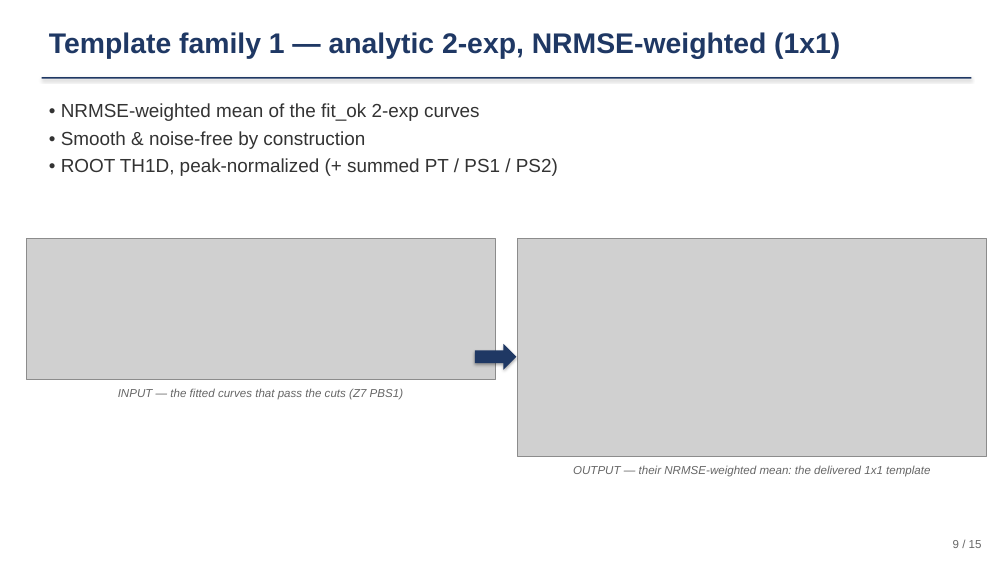
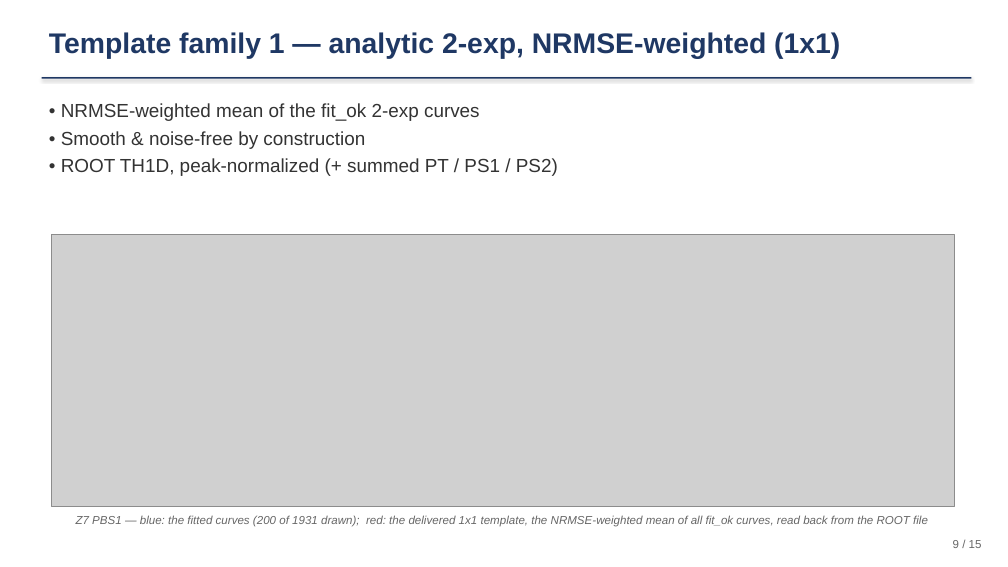
Before and after one commit to ZhihengLi0/urop, a slide deck: slide 9 of snolab/presentation/SNOLAB_R4_pulse_templates_20260715.pptx. Drawn at 1008x567 pixels with LibreOffice and Linux fonts; fonts in the diff are those of the drawing; grey boxes stand for pictures. Boxes give left, top, right and bottom in pixels: in the first picture for what was removed or moved away, otherwise in the second. Text is boxed around its words. In the diff, an @@ line names an element or a change of style, - is before the commit and + after.

```diff
--- a/snolab/presentation/SNOLAB_R4_pulse_templates_20260715.pptx
+++ b/snolab/presentation/SNOLAB_R4_pulse_templates_20260715.pptx
@@ picture: place and size @@
-picture at bbox=[26, 238, 495, 380]
+picture at bbox=[51, 234, 955, 507]
@@ picture removed at bbox=[518, 238, 987, 457] @@
@@ right arrow removed at bbox=[475, 344, 516, 370] @@
@@ text removed at bbox=[573, 465, 930, 477] @@
-OUTPUT — their NRMSE-weighted mean: the delivered 1x1 template
@@ text at bbox=[76, 515, 928, 527]: text changed @@
-INPUT — the fitted curves that pass the cuts (Z7 PBS1)
+Z7 PBS1 — blue: the fitted curves (200 of 1931 drawn); red: the delivered 1x1 template, the NRMSE-weighted mean of all fit_ok curves, read back from the ROOT file
```
Also in this commit, not shown: 6 other files.
